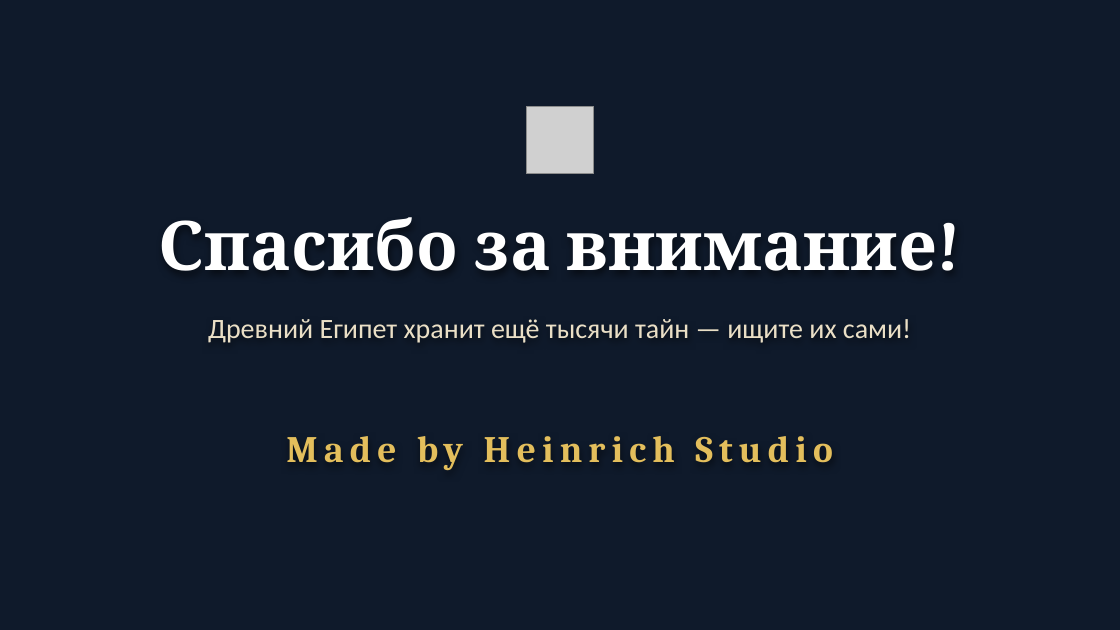
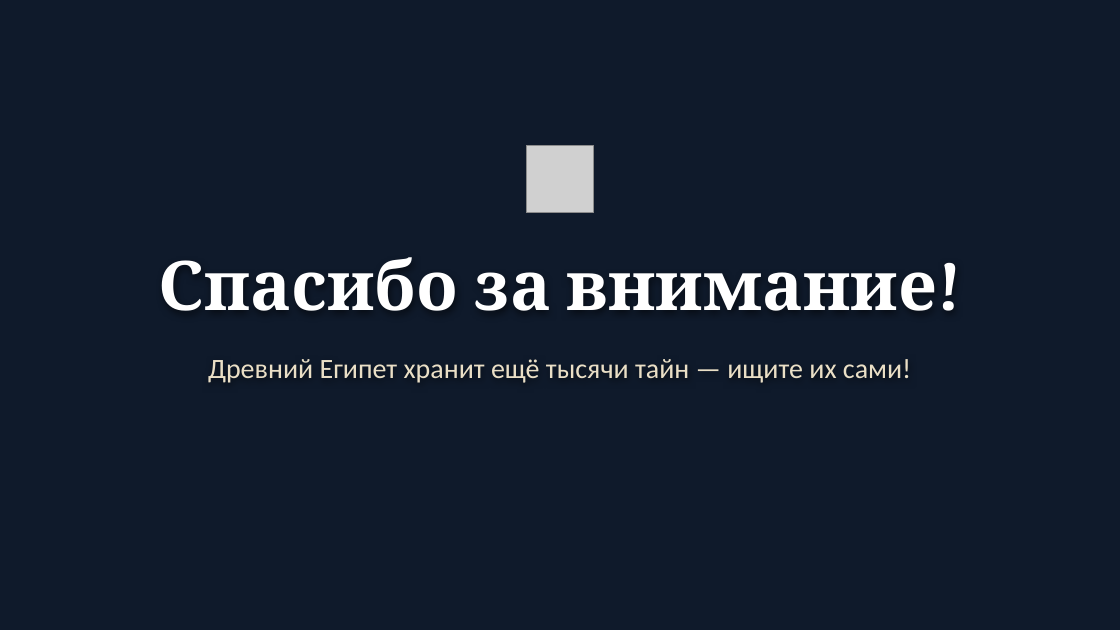
Before and after one commit to sl-himmelreich/heinrich-mario, a slide deck: slide 10 of Древний_Египет.pptx. Drawn at 1120x630 pixels with LibreOffice and Linux fonts; fonts in the diff are those of the drawing; grey boxes stand for pictures; background and template pictures are left out. Boxes give left, top, right and bottom in pixels: in the first picture for what was removed or moved away, otherwise in the second. Text is boxed around its words. In the diff, an @@ line names an element or a change of style, - is before the commit and + after.

```diff
--- a/Древний_Египет.pptx
+++ b/Древний_Египет.pptx
@@ 2 texts, 1 picture: place and size @@
-2 texts, 1 picture at bbox=[159, 106, 937, 343]
+2 texts, 1 picture at bbox=[159, 146, 937, 383]
@@ text removed at bbox=[286, 436, 833, 470] @@
-Made by Heinrich Studio
```
Also in this commit, not shown: 5 other slides changed, 1 slide added, 1 slide removed, 1 other file.
